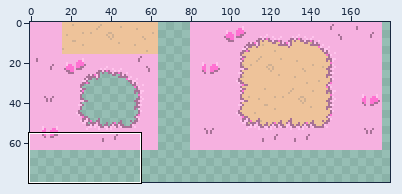
One commit to this pixel-art file: dist/static/assets/aseprite/new world tileset.aseprite. Above, an overview of the earlier version with the close-up marked.
Close-up. First the earlier version:
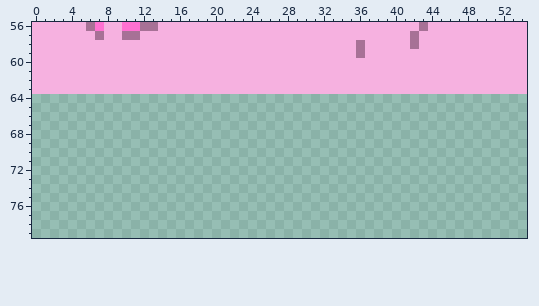
256x256 pixels, 1 frame. Shown: x 0..54, y 56..79. The wide view leaves out empty margins.
And afterwards:
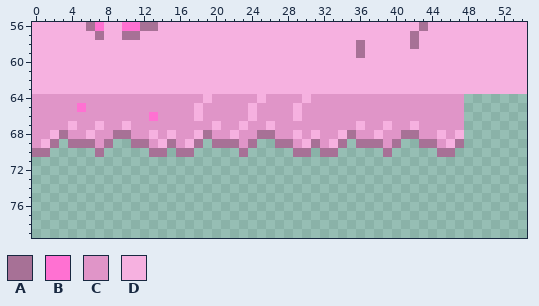
Palette (. is transparent): A #a77196  B #ff71d2  C #e095c8  D #f6b1e0
The exact change:
{"change": "layer \"new tiles\" added"}
{"where": "layers \"new tiles\", \"Layer 1\""}
{"y":64,"x":0,"old":"................................................","new":"CCCCCCCCCCCCCCCCCCCDCCCCCDCCCCDCCCCCCCCCCCCCCCCC"}
{"y":65,"x":0,"old":"................................................","new":"CCCCCBCCCCCCCCCCCCDCCCCCDCCCCDCCCCCCCCCCCCCCCCCC"}
{"y":66,"x":0,"old":"................................................","new":"CCCCCCCCCCCCCBCCCCDCCCCCDCCCCDCCCCCCCCCCCCCCCCCC"}
{"y":67,"x":0,"old":"................................................","new":"CCCCDCCDCCDCCCCCCCCCDCCDCCDCCCCCCCCCDCCDCCDCCCCC"}
{"y":68,"x":0,"old":"................................................","new":"CCDACCDCCAACCDCDCCDACCDCCAACCDCDCCDACCDCCAACCDCD"}
{"y":69,"x":0,"old":"...","new":"CDA"}
{"y":69,"x":4,"old":".....","new":"AAACA"}
{"y":69,"x":11,"old":"........","new":"AACDACDA"}
{"y":69,"x":20,"old":".....","new":"AAACA"}
{"y":69,"x":27,"old":"........","new":"AACDACDA"}
{"y":69,"x":36,"old":".....","new":"AAACA"}
{"y":69,"x":43,"old":".....","new":"AACDA"}
{"y":70,"x":0,"old":"..","new":"AA"}
{"y":70,"x":7,"old":".","new":"A"}
{"y":70,"x":13,"old":"..","new":"AA"}
{"y":70,"x":16,"old":"..","new":"AA"}
{"y":70,"x":23,"old":".","new":"A"}
{"y":70,"x":29,"old":"..","new":"AA"}
{"y":70,"x":32,"old":"..","new":"AA"}
{"y":70,"x":39,"old":".","new":"A"}
{"y":70,"x":45,"old":"..","new":"AA"}
{"label":"added","picture_box":[32,94,464,157]}
